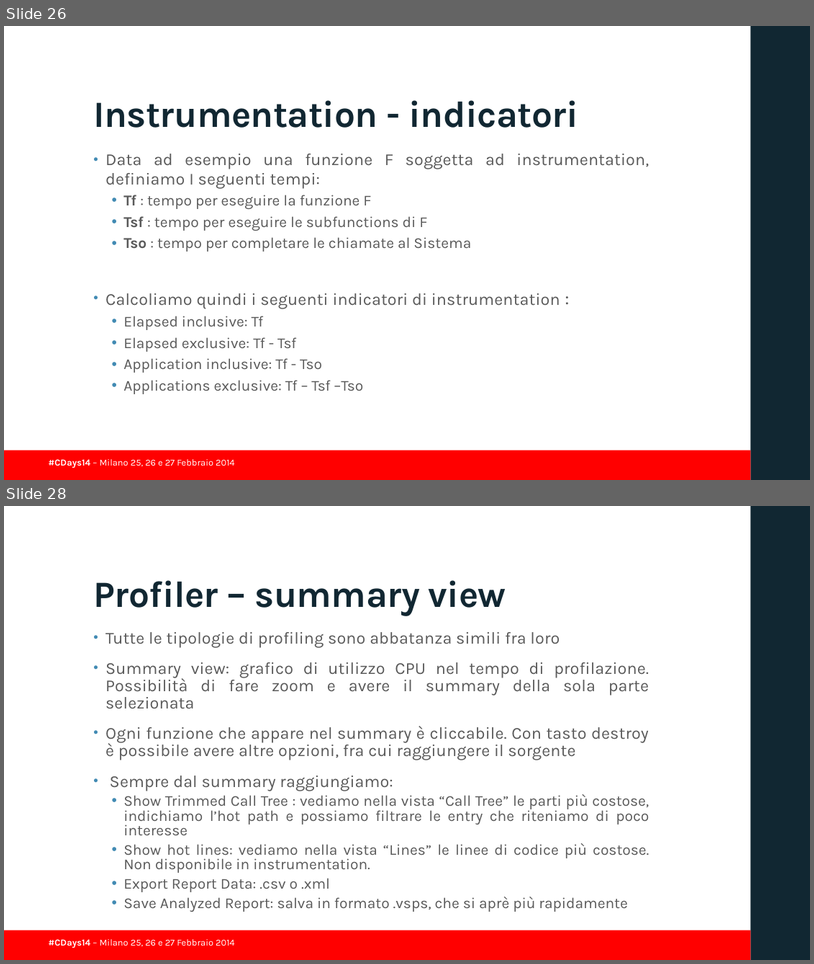
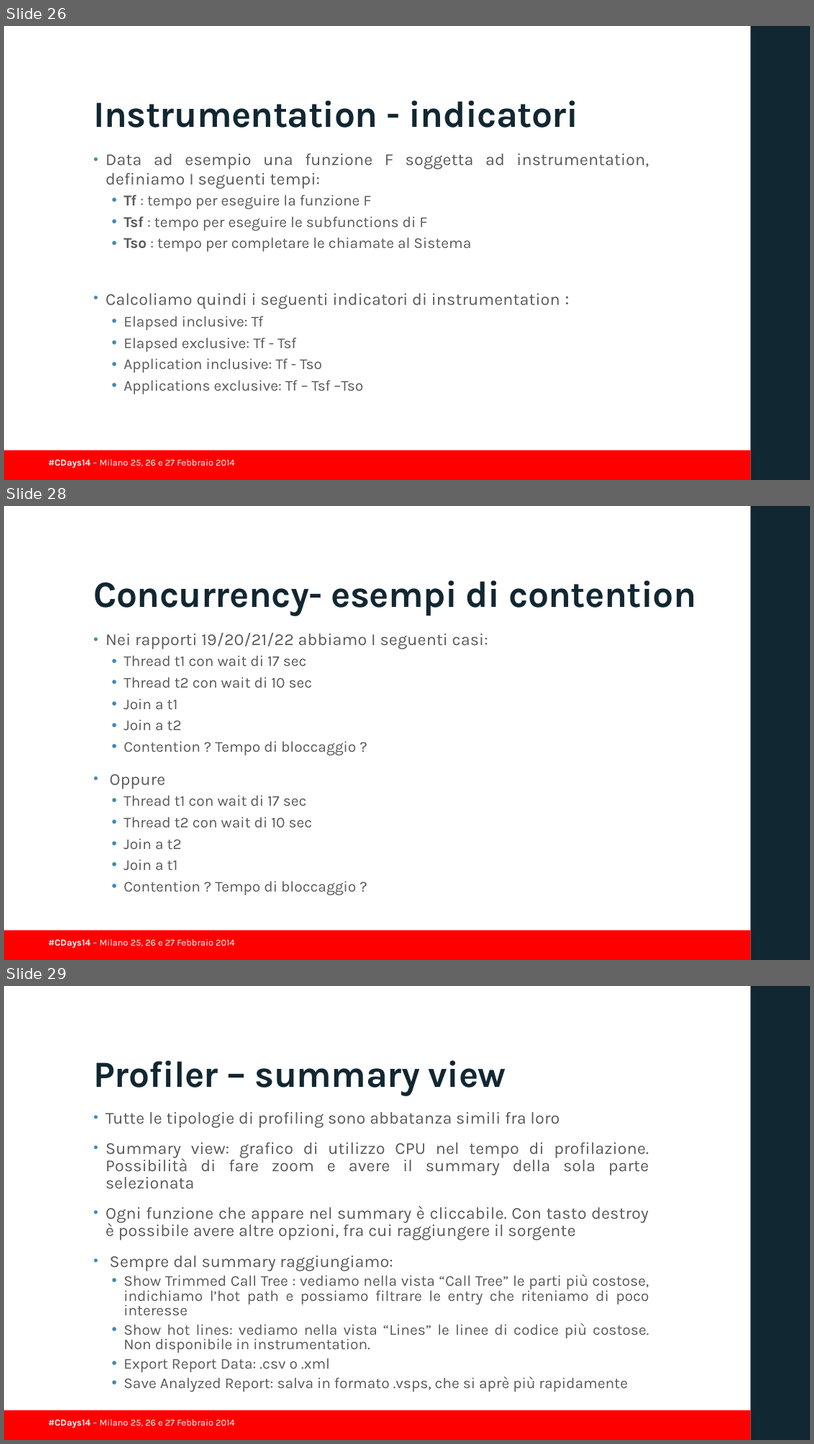
Before and after one commit to guidop/CDays14, a slide deck: presentazioneCDAYS2014.pptx. Shown one above the other, each under a label of ours: slides 26 and 28 before the commit, slides 26, 28 and 29 after it; the slides between them are not shown. The pictures are 814x964 and 814x1444 pixels, drawn with LibreOffice and Linux fonts; fonts in the diff are those of the drawing; background and template pictures are left out. Boxes give left, top, right and bottom in pixels: in the first picture for what was removed or moved away, otherwise in the second. Text is boxed around its words. In the diff, an @@ line names an element or a change of style, - is before the commit and + after.

Commit message:
altre slide su concurrency profiler

```diff
--- a/presentazioneCDAYS2014.pptx
+++ b/presentazioneCDAYS2014.pptx
@@ slide 28 added at (x1=4, y1=506, x2=810, y2=960), background #FFFFFF; not listed: 3 template elements that a slide beside it also shows @@
@@ title added at (x1=93, y1=580, x2=697, y2=615), 44 pt, text #112732, bold @@
+Concurrency- esempi di contention
@@ text added at (x1=106, y1=633, x2=489, y2=895), 18 pt, text #595959 @@
+• Nei rapporti 19/20/21/22 abbiamo I seguenti casi:
+  • Thread t1 con wait di 17 sec
+  • Thread t2 con wait di 10 sec
+  • Join a t1
+  • Join a t2
+  • Contention ? Tempo di bloccaggio ?
+• Oppure
+  • Thread t1 con wait di 17 sec
+  • Thread t2 con wait di 10 sec
+  • Join a t2
+  • Join a t1
+  • Contention ? Tempo di bloccaggio ?
@@ what was slide 28 is now slide 29 @@
```
Also in this commit, not shown: 1 other slide added, 1 slide removed, 2 other files.
